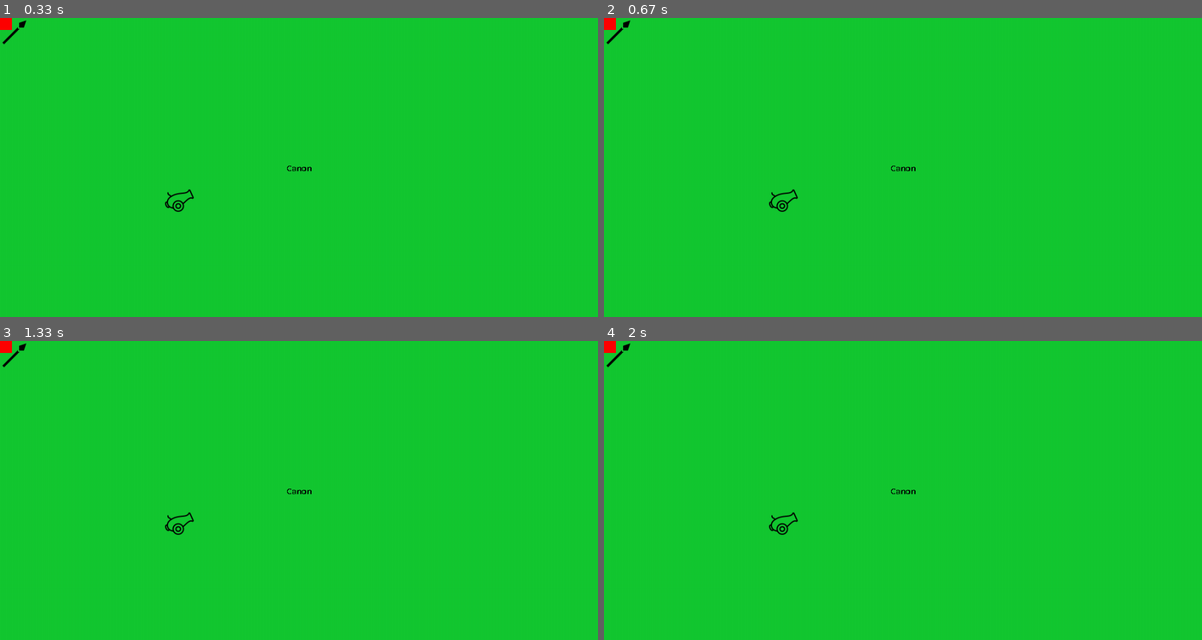
Above: before the commit, frames 1-4 (two rows, left to right).
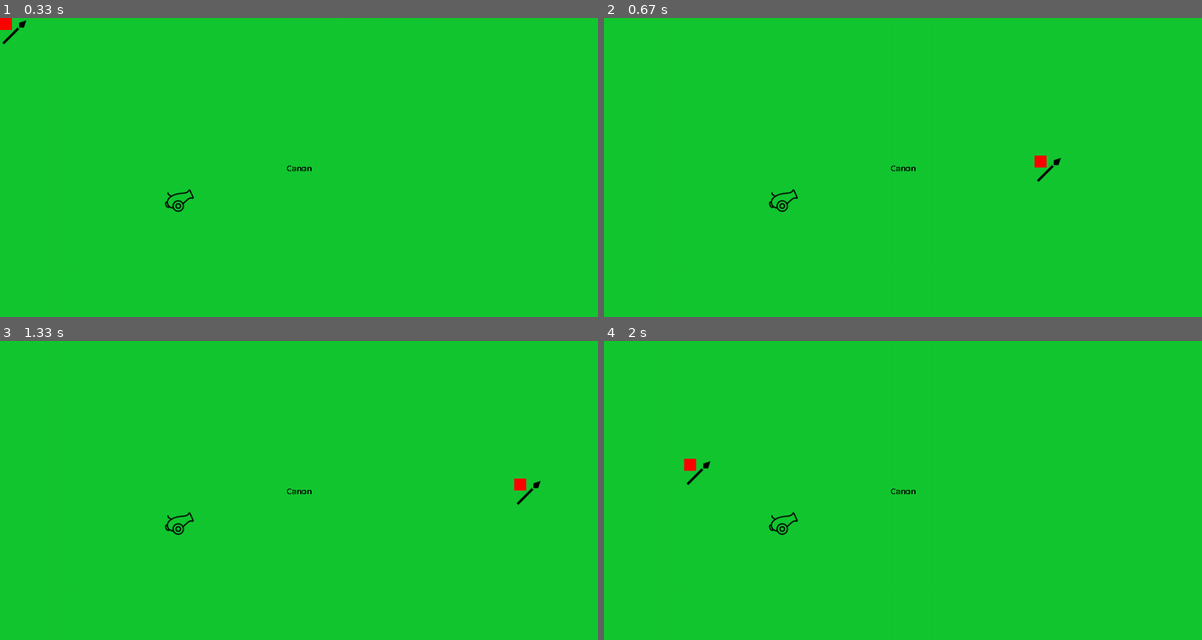
Above: after the commit, the same moments.

Repository: Nockiest/pygame-battleforge.
Game: pygame game, started from app.py
Two runs of this game, one before a commit and one after it. Both use one fixed random seed, a clock stepped at 60 frames per second and the inputs below.
Inputs (mouse positions are in pixels of both pictures, inside the frame that each line leads up to):
- Up to frame 1 (0.33 s): no input
- Up to frame 2 (0.67 s): press the mouse at (609, 23) at 0.37 s; move the mouse to (825, 92) at 0.47 s; release the mouse at (1040, 161) at 0.6 s
- Up to frame 3 (1.33 s): hold Right 0.67-1.13 s; click (310, 388) at 1.22 s
- Up to frame 4 (2 s): right-click (705, 550) at 1.55 s; press the mouse at (609, 346) at 1.87 s; move the mouse to (687, 463) at 1.97 s

Frame 1 is identical in both runs. In frame 2, 0.3% of the frame differs, in the area x 0-77%, y 0-55%; in frame 3, 0.3%; in frame 4, 0.3%, in the area x 0-18%, y 0-49%.

Commit message:
solved piece selection and piece moves in the game field boundaries

Diff:
--- a/app.py
+++ b/app.py
@@ -18,11 +18,10 @@
 my_font_text_rect.center = (width//2, height//2)
 
 
-
-
 # Create a Unit object with the desired attributes
 selected_unit = None
-unit1 = Unit(hp=100, attack_range=3, base_movement=5, x=0, y=0, size=20, ammo=50, icon="warrior_img" )
+unit1 = Unit(hp=100, attack_range=3, base_movement=5, x=0,
+             y=0, size=20, ammo=50, icon="warrior_img")
 
 warrior_img = pygame.image.load("img/spear.png")
 warrior_img_rect = warrior_img.get_rect()
@@ -30,13 +29,14 @@
 
 canon_img = pygame.image.load("img/white-canon.png")
 canon_img_rect = canon_img.get_rect()
-canon_img_rect.center = (300, 300)  # set the pos relative to top left corner # the center centers the image around the point # midtop midbottom left x y bottom up ...
+# set the pos relative to top left corner # the center centers the image around the point # midtop midbottom left x y bottom up ...
+canon_img_rect.center = (300, 300)
 
 screen.fill(GREEN)
 lets_continue = True
 distance = 5
 fps = 60
-clock= pygame.time.Clock() # will tick eveery second
+clock = pygame.time.Clock()  # will tick eveery second
 
 while lets_continue:
     # check for events
@@ -45,36 +45,62 @@
             print(event)
             lets_continue = False
 
+        if event.type == pygame.MOUSEBUTTONDOWN and event.button == 1:
+            click_pos = event.pos
 
+            if unit1.rect.collidepoint(click_pos):
+                selected_unit = unit1
+                break
+            else:
+                selected_unit = None
+                break
 
         if event.type == pygame.MOUSEMOTION and event.buttons[0] == 1:
+            print(selected_unit)
             if selected_unit:
-                new_x = event.pos[0] - unit1.size // 2
-                new_y = event.pos[1] - unit1.size // 2
-                print(f"Pozice X: {event.pos[0]}")
-                print(f"Pozice Y: {event.pos[1]}")
-                unit1.x = max(0, min(new_x, width - unit1.size))
-                unit1.y = max(0, min(new_y, height - unit1.size))
-            else:
-                click_pos = event.pos
-                    # for unit in units_list:
-                print(unit1 , unit1.rect.collidepoint(click_pos) ) # , warrior_img_rect.rect.collidePoint(click_pos)  unit1.collidePoint(click_pos)
-                if unit1.rect.collidepoint(click_pos):
-                    selected_unit = unit1
+                print( selected_unit.rect)
+                if selected_unit.rect.collidepoint(click_pos):
+                    new_x = event.pos[0] - unit1.size // 2
+                    new_y = event.pos[1] - unit1.size // 2
+                    # print(f"Pozice X: {event.pos[0]}")
+                    # print(f"Pozice Y: {event.pos[1]}")
+                    print(new_y, height)
+                    new_x_in_window = max(0, min(new_x, width - unit1.size))
+                    new_y_in_window = max(0, min(new_y, height - unit1.size))
+                    print(new_x_in_window, new_y_in_window)
+                    unit1.move(new_x_in_window,  new_y_in_window)
+                    # unit1.x = max(0, min(new_x, width - unit1.size))
+                    # unit1.y = max(0, min(new_y, height - unit1.size))
 
-                    break  # If a unit is found, no need to check the rest
+            # else:
+            #     click_pos = event.pos
+            #     # for unit in units_list:
+            #     # , warrior_img_rect.rect.collidePoint(click_pos)  unit1.collidePoint(click_pos)
+            #     print(unit1, unit1.rect.collidepoint(click_pos))
+            #     if unit1.rect.collidepoint(click_pos):
+            #         selected_unit = unit1
+            #         break  # If a unit is found, no need to check the rest
+
+        if event.type == pygame.MOUSEBUTTONUP and event.button == 3:
+            selected_unit = None
+            print("deselcted")
 
     if selected_unit:
-    # check for key presses
+        # check for key presses
+        new_x = unit1.x
+        new_y = unit1.y
         keys = pygame.key.get_pressed()
         if (keys[pygame.K_UP] or keys[pygame.K_w]) and unit1.y > 0:
-         unit1.y -= distance
-        elif (keys[pygame.K_DOWN] or keys[pygame.K_s]) and unit1.y < height:
-         unit1.y += distance
+            new_y -= distance
+            # unit1.move(unit.x)
+        elif (keys[pygame.K_DOWN] or keys[pygame.K_s]) and unit1.y < height - unit1.size:
+            new_y += distance
         elif (keys[pygame.K_LEFT] or keys[pygame.K_a]) and unit1.x > 0:
-         unit1.x -= distance
-        elif (keys[pygame.K_RIGHT] or keys[pygame.K_d]) and unit1.x < width:
-         unit1.x += distance
+            new_x -= distance
+        elif (keys[pygame.K_RIGHT] or keys[pygame.K_d]) and unit1.x < width - unit1.size:
+            new_x += distance
+
+        unit1.move(new_x, new_y)
 
     # print(unit1.x, unit1.y)
 
@@ -86,12 +112,9 @@
     warrior_img_rect.topleft = (unit1.x, unit1.y)
     screen.blit(warrior_img, warrior_img_rect)
     screen.blit(my_font_text, my_font_text_rect)
-    unit_rect = pygame.Rect(unit1.x, unit1.y, unit1.size, unit1.size)  # Square with width and height of 50 pixels
+    # Square with width and height of 50 pixels
+    unit_rect = pygame.Rect(unit1.x, unit1.y, unit1.size, unit1.size)
     pygame.draw.rect(screen, RED, unit_rect)
-
-    # text_surface = my_font.render(unit1.icon, True, BLACK)
-    # text_rect = text_surface.get_rect(center=(unit1.x + unit1.size // 2, unit1.y + unit1.size // 2))
-    # screen.blit(text_surface, text_rect)
 
     clock.tick(fps)
 
--- a/tempCodeRunnerFile.py
+++ b/tempCodeRunnerFile.py
@@ -1,2 +1 @@
-if unit1.rect.collidepoint(click_pos):
-                    selected_unit = unit1
+size
--- a/unit.py
+++ b/unit.py
@@ -10,14 +10,18 @@
         self.size = size
         self.ammo = ammo
         self.icon = icon
-        self.rect = pygame.Rect(x, y, size, size)
+        self.rect = pygame.Rect(x, y, size  , size)
 
 
     def move(self, new_x, new_y):
         # Implement the logic to move the unit to new coordinates (new_x, new_y)
         # Check if the movement is valid based on the base_movement attribute
+        # print(new_x,new_y)
         self.x = new_x
         self.y = new_y
+        # self.rect  = pygame.Rect(self.x ,  self.y , self.size   , self.size  )
+
+
 
     def attack(self, target_unit):
         pass
--- a/ussefull code.py
+++ b/ussefull code.py
@@ -14,3 +14,8 @@
 # system_text = system_font.render("Battelfield", True, black, None)
 # system_text_rect = system_text.get_rect()
 # system_text_rect.midtop = (width//2, 0)
+
+
+ # text_surface = my_font.render(unit1.icon, True, BLACK)
+    # text_rect = text_surface.get_rect(center=(unit1.x + unit1.size // 2, unit1.y + unit1.size // 2))
+    # screen.blit(text_surface, text_rect)
